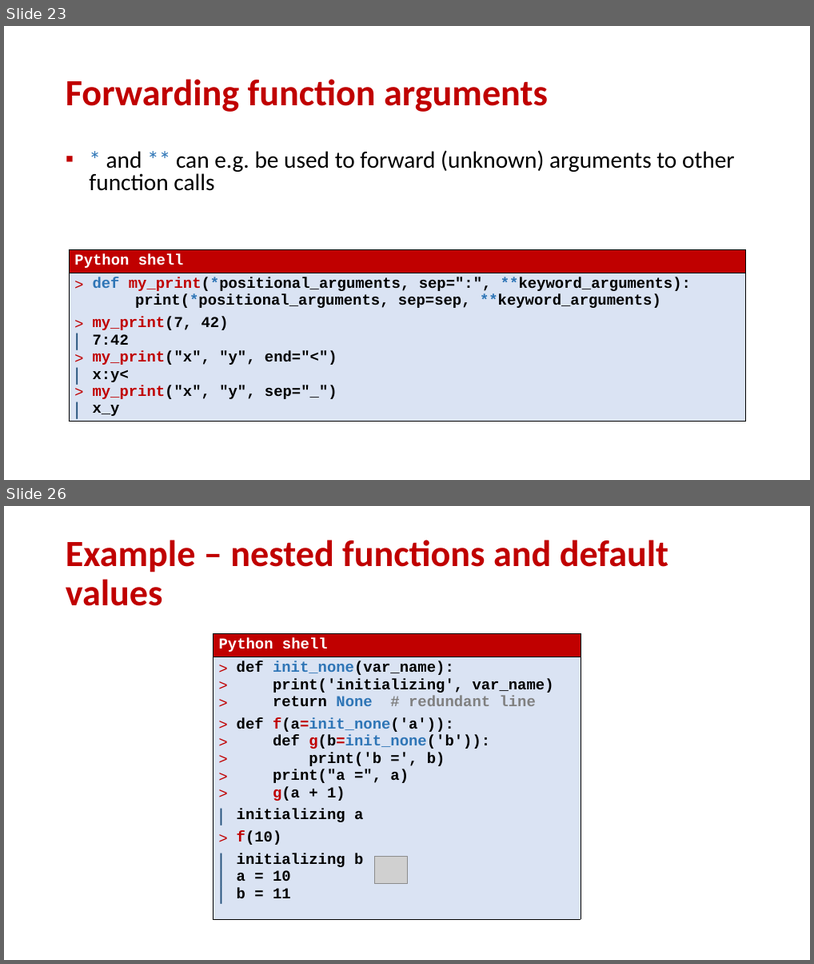
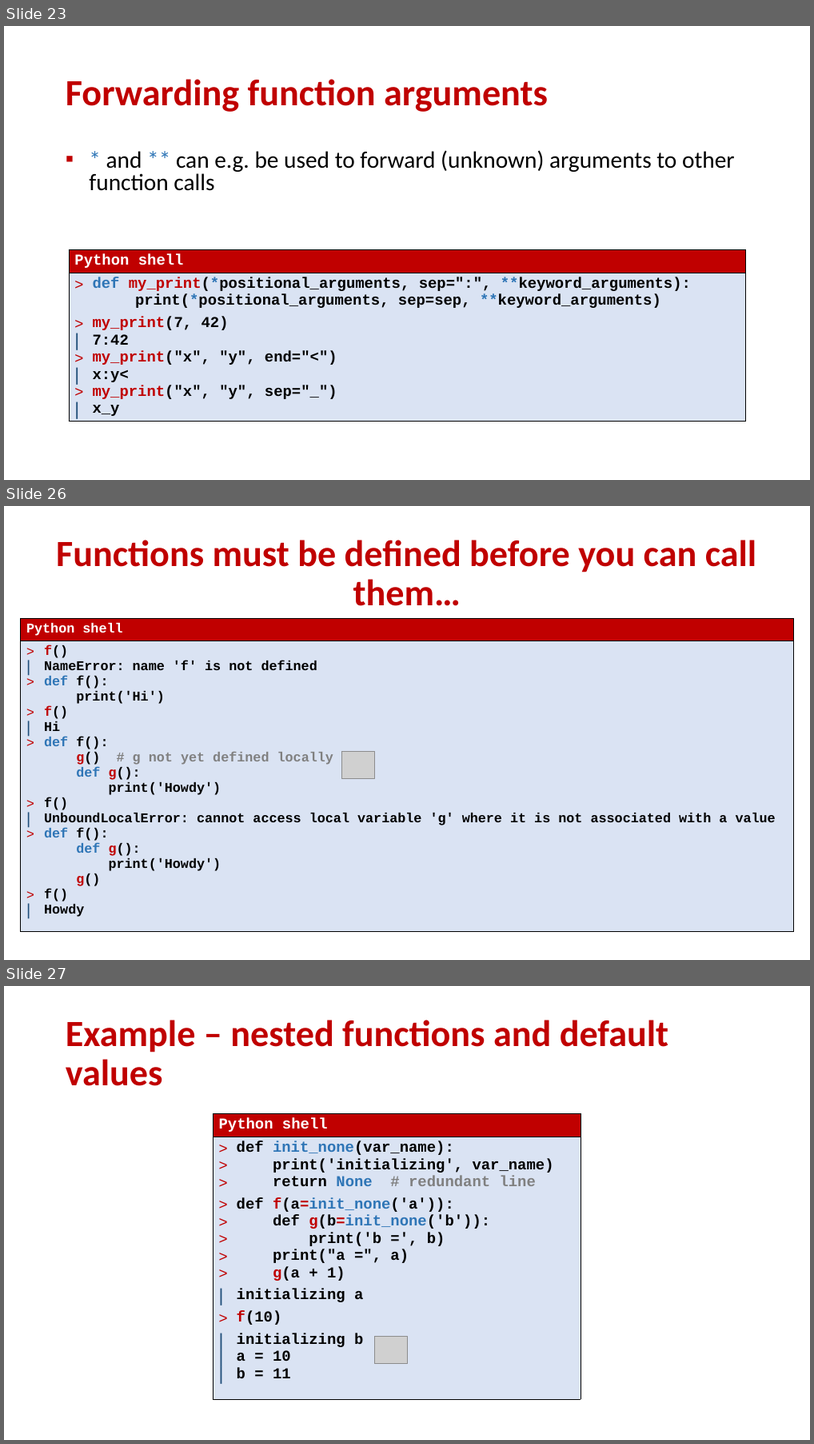
Before and after one commit to gsbrodal/gsbrodal.github.io, a slide deck: ipsa/slides/functions.pptx. Shown one above the other, each under a label of ours: slides 23 and 26 before the commit, slides 23, 26 and 27 after it; the slides between them are not shown. The pictures are 814x964 and 814x1444 pixels, drawn with LibreOffice and Linux fonts; fonts in the diff are those of the drawing; grey boxes stand for pictures. Boxes give left, top, right and bottom in pixels: in the first picture for what was removed or moved away, otherwise in the second. Text is boxed around its words. In the diff, an @@ line names an element or a change of style, - is before the commit and + after.

```diff
--- a/ipsa/slides/functions.pptx
+++ b/ipsa/slides/functions.pptx
@@ slide 26 added at (x1=4, y1=506, x2=810, y2=960), background #FFFFFF @@
@@ title added at (x1=56, y1=540, x2=757, y2=606), 44 pt, text #C00000, bold @@
+Functions must be defined before you can call them…
@@ table added at (x1=20, y1=618, x2=794, y2=937), 2 rows, 1 columns @@
+Python shell
+f() / NameError: name 'f' is not defined / def f(): print('Hi') / f() / Hi / def f(): g() # g not yet defined locally def g(): print('Howdy') / f() / UnboundLocalError: cannot access local variable 'g' where it is not associated with a value / def f(): def g(): print('Howdy') g() / f() / Howdy
@@ picture added at (x1=342, y1=752, x2=374, y2=778) @@
@@ what was slide 26 is now slide 27 @@
```
Also in this commit, not shown: 10 slides changed, 2 other files.
